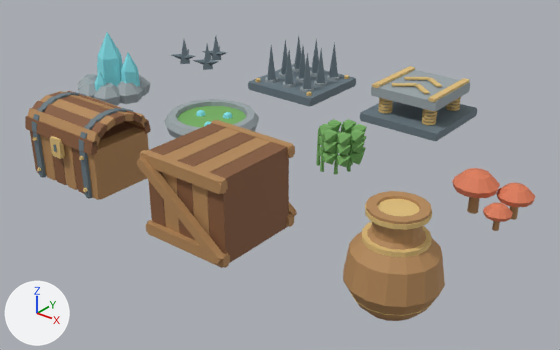
A saved change to the Blender file ArtSource/DungeonProps/DungeonProps.blend.
Both versions are drawn from a 50 mm camera at (7.86, -4.47, 3.56) aimed at (2.98, 1.64, -0.23). Lighting does not change. The marker at lower left points along +X, +Y and +Z. The first picture is the older version.

The first picture shows 'BumpTrap', 'Caltrops.002', 'Chest.002', 'Crate.002', 'CrystalOre.002', 'HazardPool.002', 'Herbs.002', 'Mushrooms.003', 'SpikeTrap', 'Urn.002'.
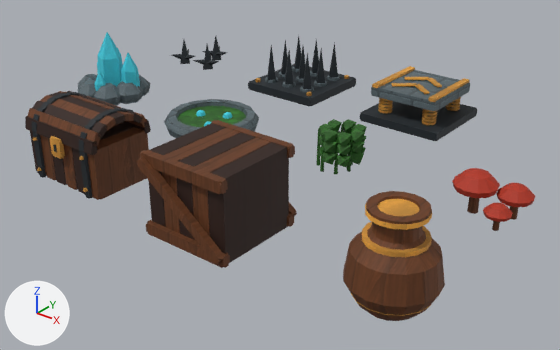
Changed parts and their boxes (x1, y1, x2, y2) in the pictures (560 x 350 px):
'Crate.002', surface changed (darker): (137, 120, 297, 268) in both
'Chest.002', surface changed (darker): (25, 91, 151, 200) in both
'Urn.002', surface changed (orange to brown): (343, 191, 445, 321) in both
'BumpTrap', surface changed (darker): (360, 66, 477, 141) in both
'SpikeTrap', surface changed (darker): (248, 36, 356, 106) in both
'CrystalOre.002', surface changed (darker): (78, 32, 150, 106) in both
'Mushrooms.003', surface changed (orange to red): (452, 168, 535, 231) in both
'HazardPool.002', surface changed (darker): (164, 99, 259, 138) in both
'Herbs.002', surface changed (darker): (316, 119, 367, 175) in both
'Caltrops.002', surface changed (greyish blue to black): (171, 36, 228, 70) in both

Diff of the bpy script that builds the scene:
```diff
--- a/ArtSource/DungeonProps/DungeonProps.blend.py
+++ b/ArtSource/DungeonProps/DungeonProps.blend.py
@@ mat_dungeonprop_0_002 @@
 mat_dungeonprop_0_002 = principled_material('DungeonProp_0.002')
-mat_dungeonprop_0_002.base_color = (0.24, 0.105, 0.045)  # brown #865b3c
+mat_dungeonprop_0_002.texture = img_dungeonprops_png
 mat_dungeonprop_0_002.roughness = 0.72
@@ mat_dungeonprop_1_002 @@
 mat_dungeonprop_1_002 = principled_material('DungeonProp_1.002')
-mat_dungeonprop_1_002.base_color = (0.46, 0.25, 0.1)  # orange #b58959
+mat_dungeonprop_1_002.texture = img_dungeonprops_png
 mat_dungeonprop_1_002.roughness = 0.72
@@ mat_dungeonprop_2_002 @@
 mat_dungeonprop_2_002 = principled_material('DungeonProp_2.002')
-mat_dungeonprop_2_002.base_color = (0.14, 0.19, 0.22)  # greyish blue #697981
+mat_dungeonprop_2_002.texture = img_dungeonprops_png
 mat_dungeonprop_2_002.roughness = 0.72
@@ mat_dungeonprop_3_002 @@
 mat_dungeonprop_3_002 = principled_material('DungeonProp_3.002')
-mat_dungeonprop_3_002.base_color = (0.74, 0.52, 0.2)  # beige #dfbf7c
+mat_dungeonprop_3_002.texture = img_dungeonprops_png
 mat_dungeonprop_3_002.roughness = 0.72
@@ mat_dungeonprop_5_002 @@
 mat_dungeonprop_5_002 = principled_material('DungeonProp_5.002')
-mat_dungeonprop_5_002.base_color = (0.23, 0.76, 0.83)  # cyan #84e2eb
+mat_dungeonprop_5_002.texture = img_dungeonprops_png
 mat_dungeonprop_5_002.roughness = 0.72
@@ mat_dungeonprop_4_002 @@
 mat_dungeonprop_4_002 = principled_material('DungeonProp_4.002')
-mat_dungeonprop_4_002.base_color = (0.33, 0.38, 0.4)  # grey #9ba6aa
+mat_dungeonprop_4_002.texture = img_dungeonprops_png
 mat_dungeonprop_4_002.roughness = 0.72
@@ mat_dungeonprop_6_002 @@
 mat_dungeonprop_6_002 = principled_material('DungeonProp_6.002')
-mat_dungeonprop_6_002.base_color = (0.18, 0.43, 0.12)  # green #76af61
+mat_dungeonprop_6_002.texture = img_dungeonprops_png
 mat_dungeonprop_6_002.roughness = 0.72
@@ mat_dungeonprop_7_002 @@
 mat_dungeonprop_7_002 = principled_material('DungeonProp_7.002')
-mat_dungeonprop_7_002.base_color = (0.72, 0.2, 0.1)  # orange #dd7c59
+mat_dungeonprop_7_002.texture = img_dungeonprops_png
 mat_dungeonprop_7_002.roughness = 0.72
@@ me_chest_002 @@
 me_chest_002.from_pydata(...)  # 2584 vertices, 1390 faces; spans x -0.52..0.52, y -0.417..0.379, z 0.035..0.835
+# me_chest_002 part 1: texture (UV) coordinates of 1390 of 1390 faces, centred in x -0.52..0.52, y -0.417..0.375, z 0.035..0.831, changed; they spanned u 0.06..0.44, v 0.5..0.5 and now span u 0.02..0.96, v 0.02..0.23
 me_chest_002.materials.append(mat_dungeonprop_0_002)
@@ me_crate_002 @@
 me_crate_002.from_pydata(...)  # 616 vertices, 330 faces; spans x -0.476..0.476, y -0.525..0.525, z 0.03..0.835
+# me_crate_002 part 2: texture (UV) coordinates of 330 of 330 faces, centred in x -0.47..0.47, y -0.525..0.525, z 0.03..0.835, changed; they spanned u 0.06..0.19, v 0.5..0.5 and now span u 0.02..0.48, v 0.02..0.23
 me_crate_002.materials.append(mat_dungeonprop_0_002)
@@ me_urn_002 @@
 me_urn_002.from_pydata(...)  # 256 vertices, 200 faces; spans x -0.39..0.39, y -0.39..0.39, z 0.0..0.87
+# me_urn_002 part 3: texture (UV) coordinates of 200 of 200 faces, centred in x -0.356..0.356, y -0.356..0.356, z 0.0..0.87, changed; they spanned u 0.19..0.44, v 0.5..0.5 and now span u 0.28..0.97, v 0.03..0.23
 me_urn_002.materials.append(mat_dungeonprop_1_002)
@@ me_herbs_002 @@
 me_herbs_002.from_pydata(...)  # 399 vertices, 308 faces; spans x -0.185..0.36, y -0.256..0.256, z 0.0..0.489
+# me_herbs_002 part 4: texture (UV) coordinates of 308 of 308 faces, centred in x -0.175..0.359, y -0.212..0.212, z 0.0..0.488, changed; they spanned u 0.81..0.81, v 0.5..0.5 and now span u 0.52..0.73, v 0.27..0.48
 me_herbs_002.materials.append(mat_dungeonprop_6_002)
@@ me_spiketrap @@
 me_spiketrap.from_pydata(...)  # 356 vertices, 242 faces; spans x -0.525..0.525, y -0.525..0.525, z 0.0..0.625
+# me_spiketrap part 5: texture (UV) coordinates of 242 of 242 faces, centred in x -0.525..0.525, y -0.525..0.525, z 0.0..0.625, changed; they spanned u 0.31..0.56, v 0.5..0.5 and now span u 0.04..0.97, v 0.02..0.46
 me_spiketrap.materials.append(mat_dungeonprop_2_002)
@@ me_bumptrap @@
 me_bumptrap.from_pydata(...)  # 1472 vertices, 1048 faces; spans x -0.525..0.525, y -0.525..0.525, z 0.0..0.471
+# me_bumptrap part 6: texture (UV) coordinates of 1048 of 1048 faces, centred in x -0.525..0.525, y -0.525..0.525, z 0.0..0.471, changed; they spanned u 0.31..0.56, v 0.5..0.5 and now span u 0.03..0.97, v 0.02..0.47
 me_bumptrap.materials.append(mat_dungeonprop_2_002)
```
